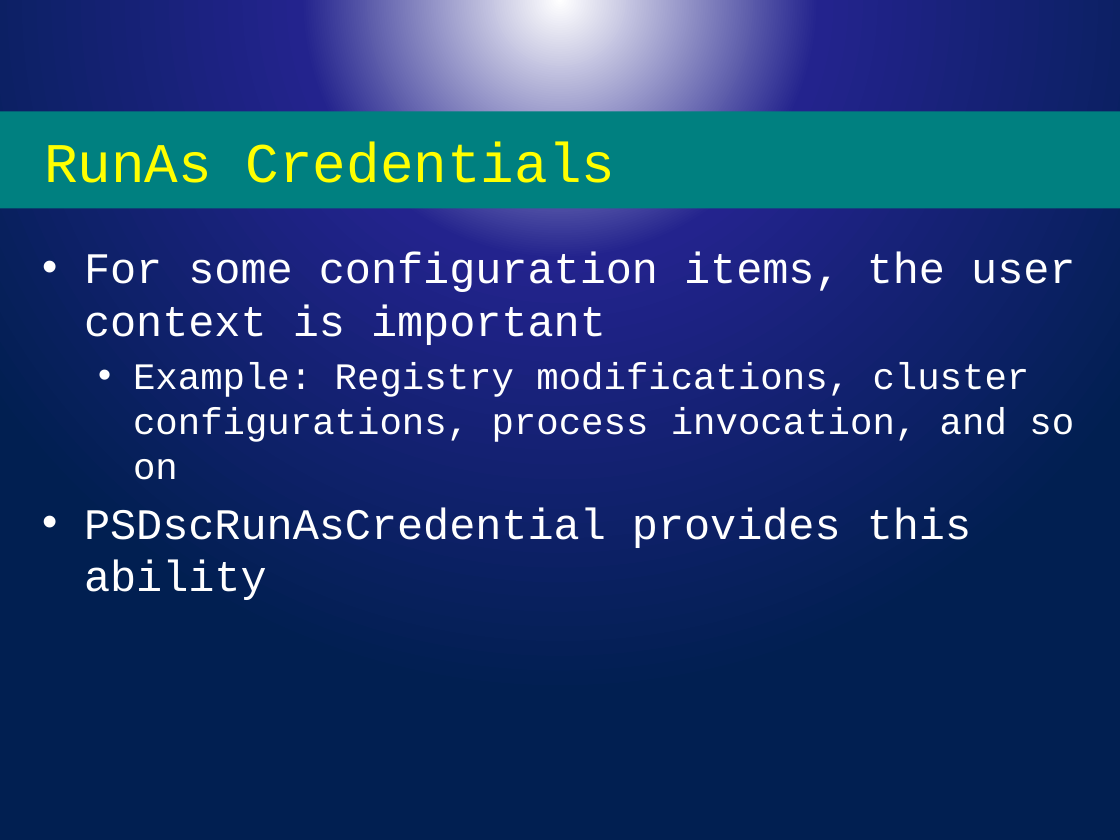
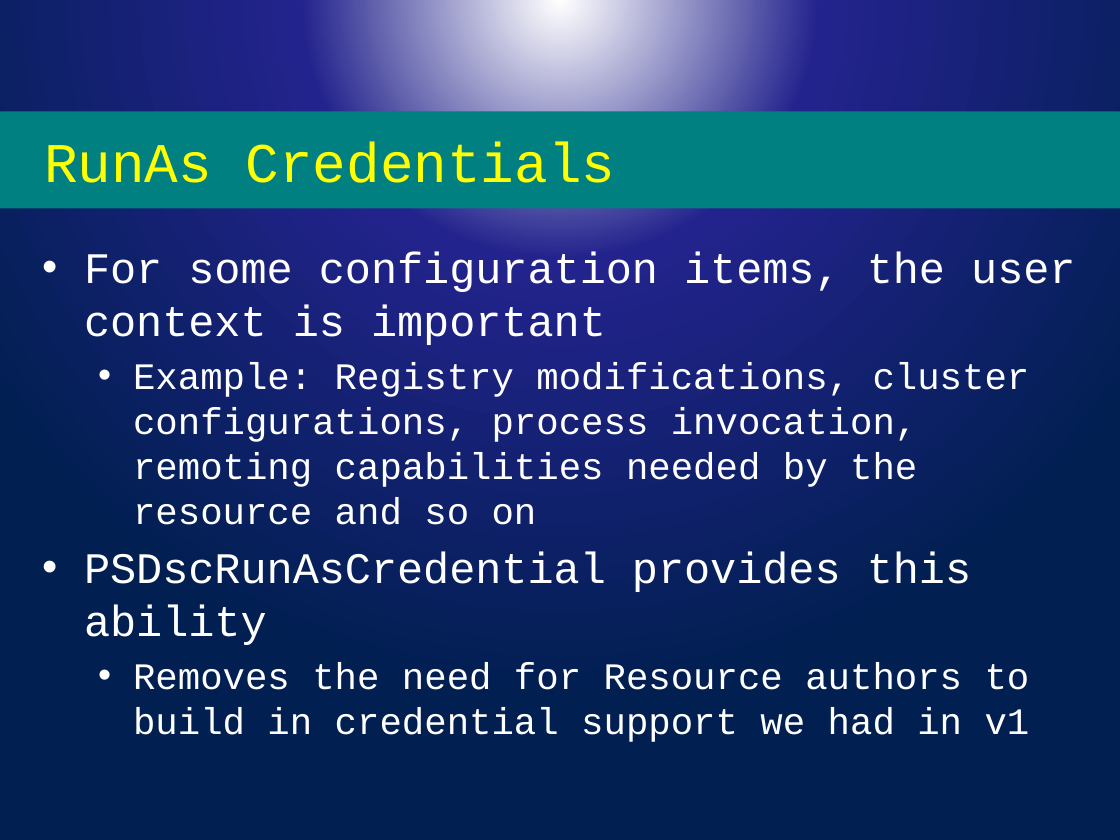
Before and after one commit to rchaganti/PSConfEU2017, a slide deck: slide 29 of WS1-DSCOverview/Slides.pptx (slide 27 before the commit). Drawn at 1120x840 pixels with LibreOffice and Linux fonts; fonts in the diff are those of the drawing; background and template pictures are left out. Boxes give left, top, right and bottom in pixels: in the first picture for what was removed or moved away, otherwise in the second. Text is boxed around its words. In the diff, an @@ line names an element or a change of style, - is before the commit and + after.

```diff
--- a/WS1-DSCOverview/Slides.pptx
+++ b/WS1-DSCOverview/Slides.pptx
@@ text at (133,363,1030,525): text changed @@
-  • Example: Registry modifications, cluster configurations, process invocation, and so on
+  • Example: Registry modifications, cluster configurations, process invocation, remoting capabilities needed by the resource and so on
@@ text at (133,663,1030,742): paragraph added @@
+  • Removes the need for Resource authors to build in credential support we had in v1
```
Also in this commit, not shown: 6 other slides changed, 3 slides added, 1 slide removed, 1 other file.
